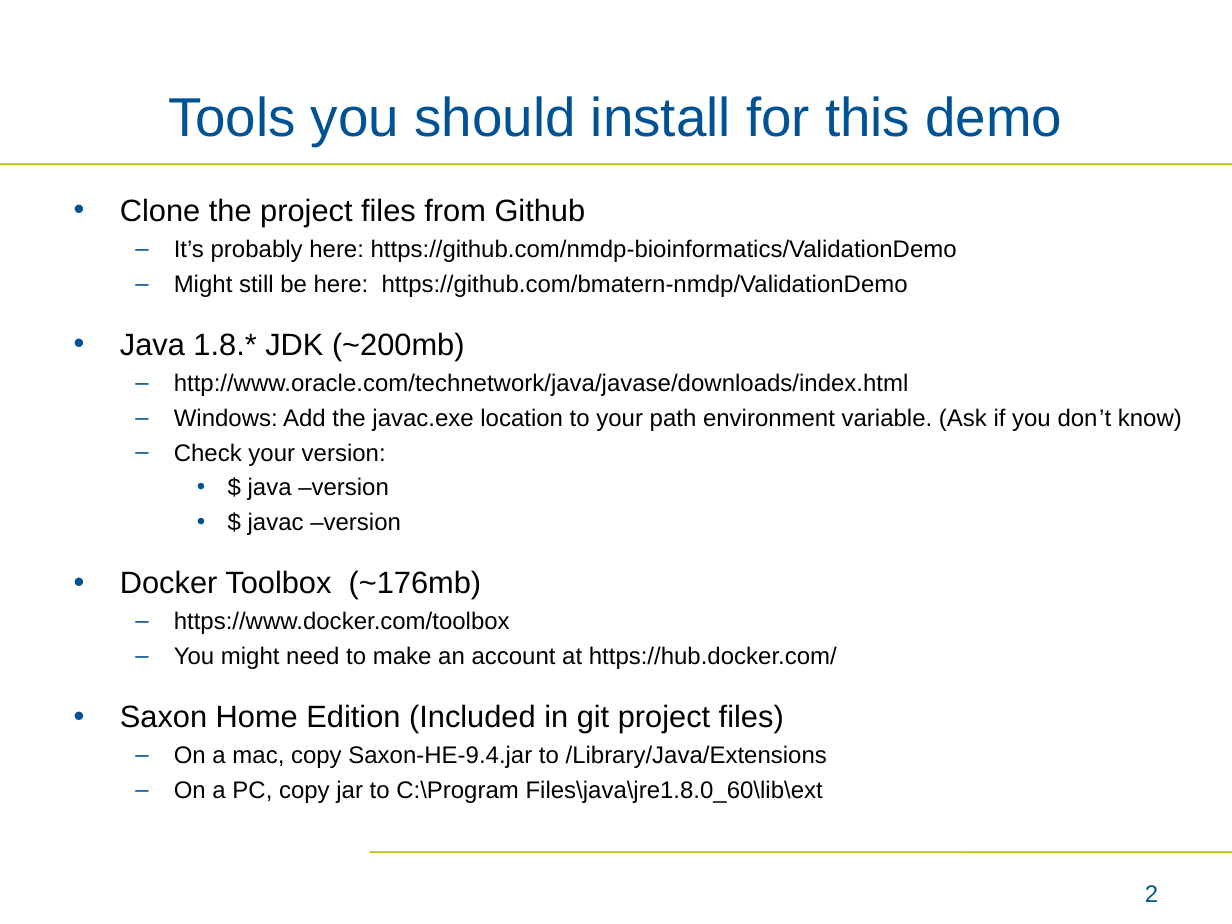
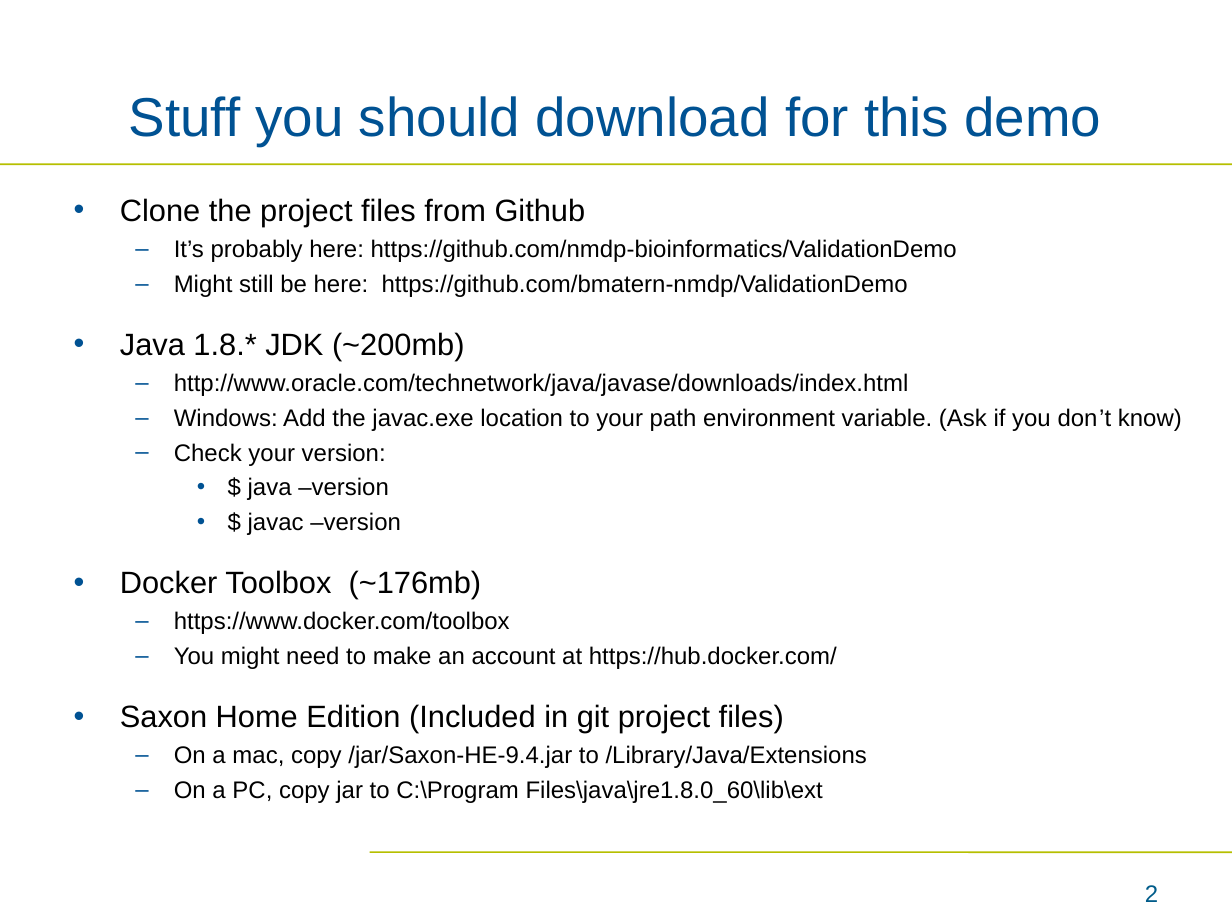
Before and after one commit to bmatern-nmdp/ValidationDemo, a slide deck: slide 2 of Interactive Demo.ppt. Drawn at 1232x924 pixels with LibreOffice and Linux fonts; fonts in the diff are those of the drawing; background and template pictures are left out. Boxes give left, top, right and bottom in pixels: in the first picture for what was removed or moved away, otherwise in the second. Text is boxed around its words. In the diff, an @@ line names an element or a change of style, - is before the commit and + after.

Commit message:
demo

```diff
--- a/Interactive Demo.ppt
+++ b/Interactive Demo.ppt
@@ title at box(129, 96, 1101, 146): text changed @@
-Tools you should install for this demo
+Stuff you should download for this demo
@@ text at box(174, 745, 867, 768): text changed @@
-  – On a mac, copy Saxon-HE-9.4.jar to /Library/Java/Extensions
+  – On a mac, copy /jar/Saxon-HE-9.4.jar to /Library/Java/Extensions
```
Also in this commit, not shown: 2 other slides changed, 5 slides added, 3 slides removed, 6 other files.
